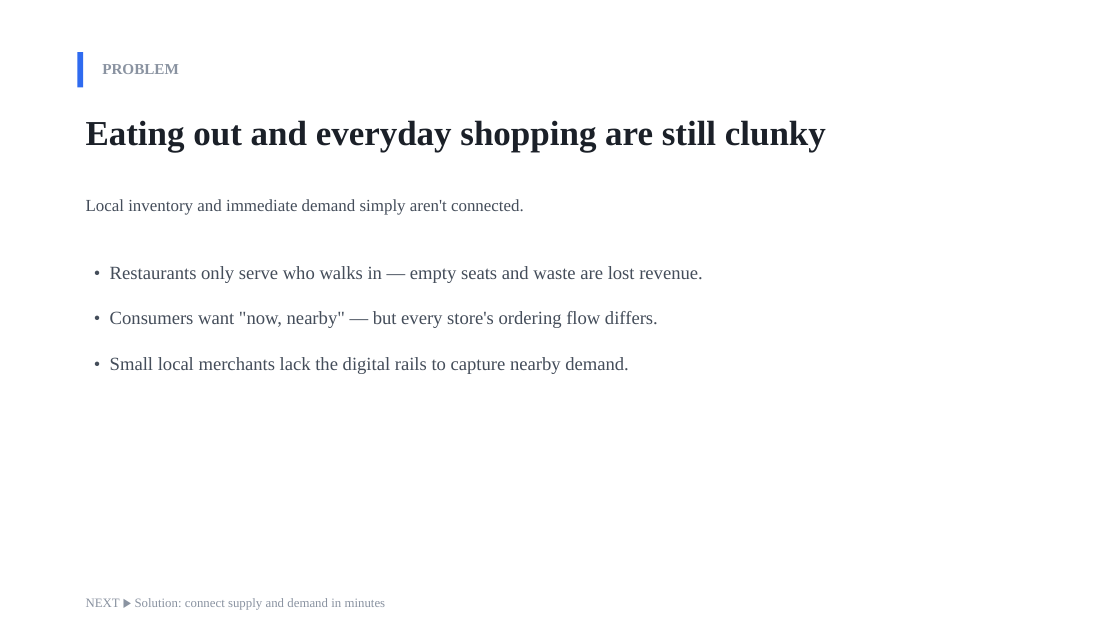
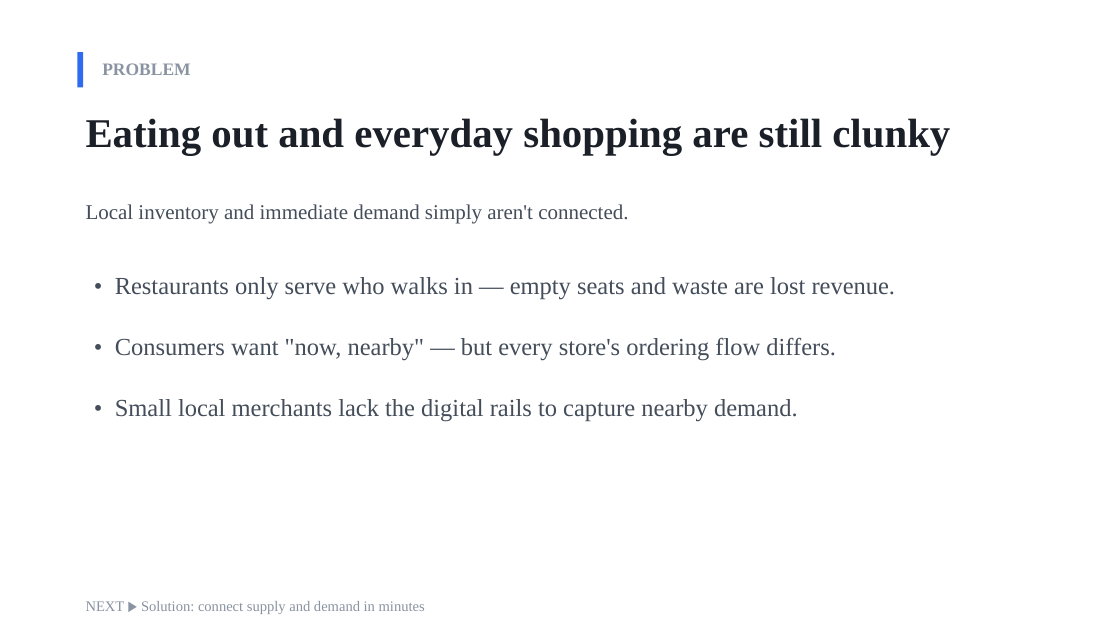
Before and after one commit to Kokidesu/Koki, a slide deck: slide 2 of projects/presentation-god/out/ubereats_modern_en.pptx. Drawn at 1120x630 pixels with LibreOffice and Linux fonts; fonts in the diff are those of the drawing. Boxes give left, top, right and bottom in pixels: in the first picture for what was removed or moved away, otherwise in the second. Text is boxed around its words. In the diff, an @@ line names an element or a change of style, - is before the commit and + after.

```diff
--- a/projects/presentation-god/out/ubereats_modern_en.pptx
+++ b/projects/presentation-god/out/ubereats_modern_en.pptx
@@ text "PROBLEM" at (102, 63, 190, 75): size 13 to 15 pt @@
@@ text "Eating out and everyday shopping ..." at (86, 118, 950, 156): size 30 to 35 pt; line spacing 1.1 to 1.08 @@
@@ text "Local inventory and immediate demand ..." at (86, 204, 628, 223): size 14.5 to 18 pt; line spacing 1.35 to 1.3 @@
@@ text "• Restaurants only serve who ...": place and size @@
-text "• Restaurants only serve who ..." at (110, 266, 703, 374)
+text "• Restaurants only serve who ..." at (115, 277, 896, 422)
@@ text "• Restaurants only serve who ..." at (115, 277, 896, 422): size 16 to 21 pt; more space between paragraphs @@
@@ text "NEXT ▶ Solution: connect supply ..." at (86, 601, 425, 614): size 11 to 12.5 pt @@
```
Also in this commit, not shown: 6 other slides changed, 21 other files.
